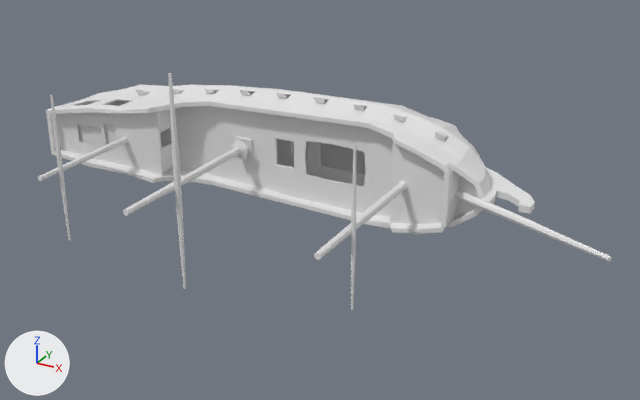
A saved change to the COLLADA model EvllyEngine/bin/x64/Debug/Assets/Models/Ship01.dae.
Before and after are seen from a 50 mm camera at (45.0, -69.6, 31.8) aimed at (8.9, -4.1, -1.0). Arrows for +X, +Y and +Z are at lower left; the lights stay in place. Where no turn or scale is listed for an object, it has been applied to the vertices.
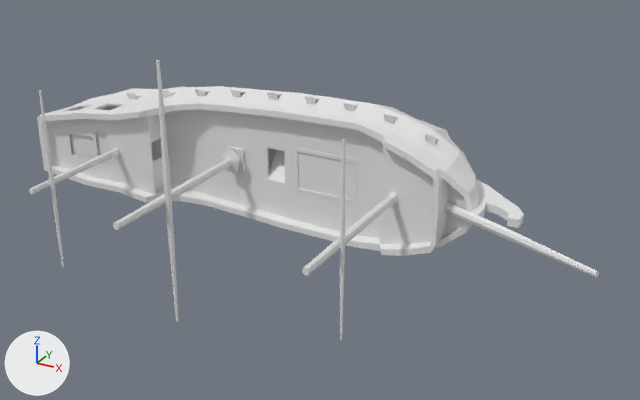
Changed parts and their boxes (x1, y1, x2, y2) in the pictures (640 x 400 px; the box of a moved part takes in the faces that stretch with it):
'Plane', reshaped, moved (18% taller): before (38, 73, 612, 310); after (29, 60, 599, 340)
part 1 of me_plane, moved or reshaped: before (276, 92, 287, 99); after (267, 91, 278, 100)
part 2 of me_plane, moved or reshaped: before (239, 89, 251, 96); after (230, 89, 242, 97)
part 3 of me_plane, moved or reshaped: before (204, 88, 215, 94); after (195, 89, 206, 96)
part 4 of me_plane, moved or reshaped: before (173, 88, 180, 94); after (162, 89, 171, 97)
part 5 of me_plane, moved or reshaped: before (135, 89, 146, 95); after (126, 92, 137, 100)
part 6 of me_plane, moved or reshaped: before (314, 97, 325, 104); after (304, 95, 316, 104)
part 7 of me_plane, moved or reshaped: before (353, 104, 365, 111); after (343, 102, 355, 111)
part 8 of me_plane, moved or reshaped: before (393, 113, 404, 123); after (384, 113, 394, 124)
part 9 of me_plane, moved or reshaped: before (435, 131, 446, 142); after (425, 133, 436, 145)
part 10 of me_plane, moved or reshaped: before (482, 168, 535, 214); after (471, 179, 524, 228)
part 11 of me_plane, moved or reshaped: before (123, 147, 241, 216); after (113, 158, 232, 230)
part 12 of me_plane, moved or reshaped: before (38, 137, 128, 181); after (29, 148, 120, 194)
part 13 of me_plane, moved or reshaped: before (314, 181, 408, 260); after (302, 192, 398, 276)
part 14 of me_plane, moved or reshaped: before (455, 190, 612, 262); after (445, 202, 599, 277)
part 15 of me_plane, moved or reshaped: before (351, 144, 356, 310); after (340, 140, 345, 340)
part 16 of me_plane, moved or reshaped: before (168, 73, 186, 289); after (156, 60, 179, 322)
part 17 of me_plane, moved or reshaped: before (50, 95, 71, 241); after (39, 90, 64, 267)
part 18 of me_plane, moved or reshaped: before (230, 139, 249, 159); after (222, 149, 240, 173)
part 19 of me_plane, rebuilt (14% taller): before (46, 85, 490, 234); after (37, 86, 479, 256)
part 20 of me_plane, added: after (295, 147, 357, 204)
part 21 of me_plane, deleted: before (235, 136, 253, 158)
part 22 of me_plane, added: after (227, 146, 285, 183)

The change, as a list of edits to the scene's bpy script:
```text
Change me_plane:
    remove me_plane.from_pydata(...)  # 2542 vertices, 4930 faces; spans x -22.7..35.5, y -17.8..9.2, z -9.6..11.3
    add me_plane.from_pydata(...)  # 1520 vertices, 2927 faces; spans x -22.6..34.9, y -19.0..7.7, z -12.5..12.7
    me_plane part 1: the loose piece of 8 vertices spanning x 1.0..2.0, y 1.5..2.0, z 5.9..6.7 is moved by (-0.2, -1.4, 0.4)
    me_plane part 2: the loose piece of 8 vertices spanning x -3.2..-2.1, y 1.3..1.8, z 5.6..6.4 is scaled about its middle by (0.988, 0.988, 1.21), then moved by (-0.1, -1.4, 0.3)
    me_plane part 3: the loose piece of 8 vertices spanning x -7.3..-6.2, y 1.0..1.5, z 5.2..6.0 is moved by (-0.1, -1.4, 0.3)
    me_plane part 4: the loose piece of 8 vertices spanning x -11.4..-10.3, y 0.5..1.0, z 4.8..5.7 is moved by (0.0, -1.4, 0.2)
    me_plane part 5: the loose piece of 8 vertices spanning x -15.5..-14.4, y 0.0..0.5, z 4.2..5.0 is scaled about its middle by (0.988, 0.988, 1.21), then moved by (0.0, -1.4, 0.0)
    me_plane part 6: the loose piece of 8 vertices spanning x 5.2..6.2, y 1.4..2.0, z 6.0..6.8 is moved by (-0.2, -1.4, 0.4)
    me_plane part 7: the loose piece of 8 vertices spanning x 9.4..10.5, y 1.3..1.8, z 6.0..6.8 is moved by (-0.3, -1.4, 0.4)
    me_plane part 8: the loose piece of 8 vertices spanning x 13.6..14.7, y 1.0..1.5, z 5.7..6.6 is scaled about its middle by (0.988, 0.988, 1.21), then moved by (-0.3, -1.4, 0.4)
    me_plane part 9: the loose piece of 8 vertices spanning x 17.8..18.9, y 0.7..1.3, z 4.7..5.7 is scaled about its middle by (0.988, 0.988, 1.21), then moved by (-0.4, -1.4, 0.2)
    me_plane part 10: the loose piece of 64 vertices spanning x -18.6..27.5, y -1.7..8.7, z 0.4..1.1 is scaled about its middle by (0.988, 0.988, 1.21), then moved by (-0.2, -1.5, -0.8)
    me_plane part 11: the loose piece of 24 vertices spanning x -2.6..-1.8, y -17.8..0.6, z 0.3..1.1 is scaled about its middle by (0.988, 0.988, 1.21), then moved by (-0.1, -1.3, -0.8)
    me_plane part 12: the loose piece of 24 vertices spanning x -14.4..-13.7, y -15.7..-3.7, z 0.4..1.1 is moved by (0.0, -1.3, -0.8)
    me_plane part 13: the loose piece of 32 vertices spanning x 15.3..16.5, y -17.0..-0.7, z 0.1..1.3 is scaled about its middle by (0.988, 0.988, 1.21), then moved by (-0.3, -1.3, -0.8)
    me_plane part 14: the loose piece of 24 vertices spanning x 20.5..35.5, y -7.0..-0.1, z 0.3..1.1 is moved by (-0.5, -1.4, -0.8)
    me_plane part 15: the loose piece of 32 vertices spanning x 16.1..16.5, y -12.1..-11.7, z -6.5..8.2 is scaled about its middle by (0.988, 0.988, 1.21), then moved by (-0.3, -1.3, -0.7)
    me_plane part 16: the loose piece of 32 vertices spanning x -2.0..-1.4, y -11.6..-11.0, z -9.6..11.3 is scaled about its middle by (0.988, 0.988, 1.21), then moved by (-0.1, -1.3, -0.7)
    me_plane part 17: the loose piece of 32 vertices spanning x -13.9..-13.5, y -13.6..-13.2, z -6.5..8.2 is scaled about its middle by (0.988, 0.988, 1.21), then moved by (0.0, -1.3, -0.7)
    me_plane part 18: the loose piece of 25 vertices spanning x -3.2..-1.2, y -0.8..0.2, z -0.2..1.8 is scaled about its middle by (0.988, 0.988, 1.21), then moved by (-0.1, -1.4, -0.7)
    me_plane part 19: the loose piece of 1947 vertices spanning x -22.7..23.5, y -6.0..8.4, z -5.0..6.5 is rebuilt with 985 vertices and now spans x -22.6..23.1, y -7.4..6.9, z -6.9..7.0
    me_plane part 20: a new loose piece of 36 vertices spanning x 4.5..11.1, y -1.0..-0.8, z -2.2..2.4
    me_plane part 21: 12 loose pieces with 218 vertices, spanning x -20.3..19.0, y -0.4..7.1, z -5.2..1.7, are deleted
    me_plane part 22: 16 vertices added at x -3.3..3.3, y -1.2..2.0, z -1.6..2.0
Change ob_plane:
    ob_plane.location: (0.0, 0.0, 0.05) -> (0.0, 0.0, 0.0)
```
